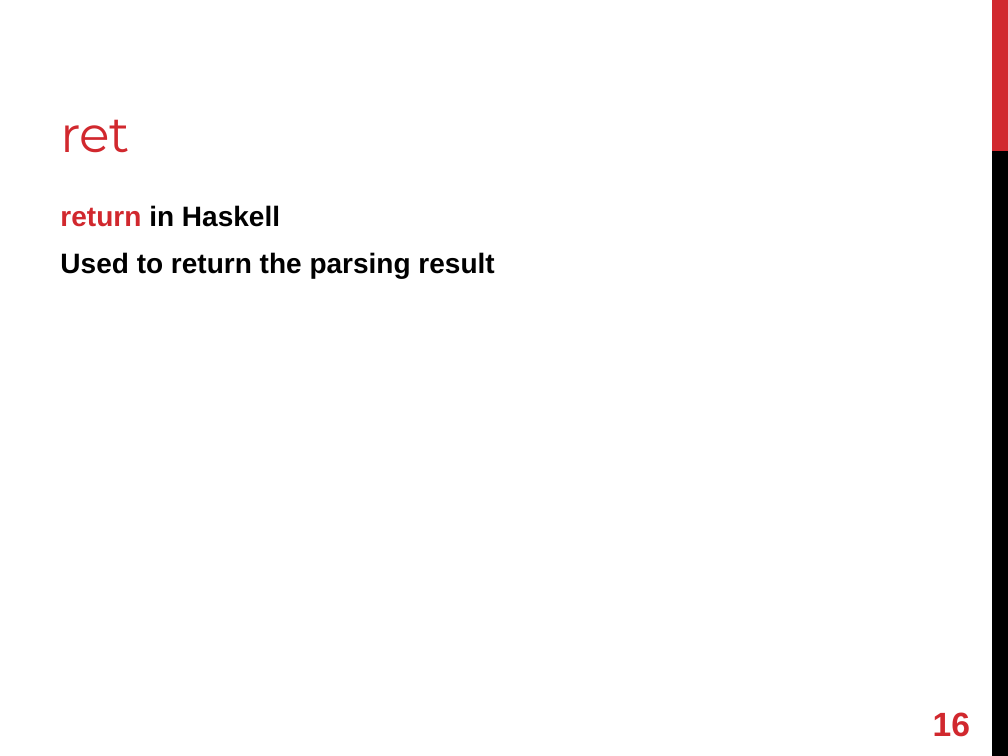
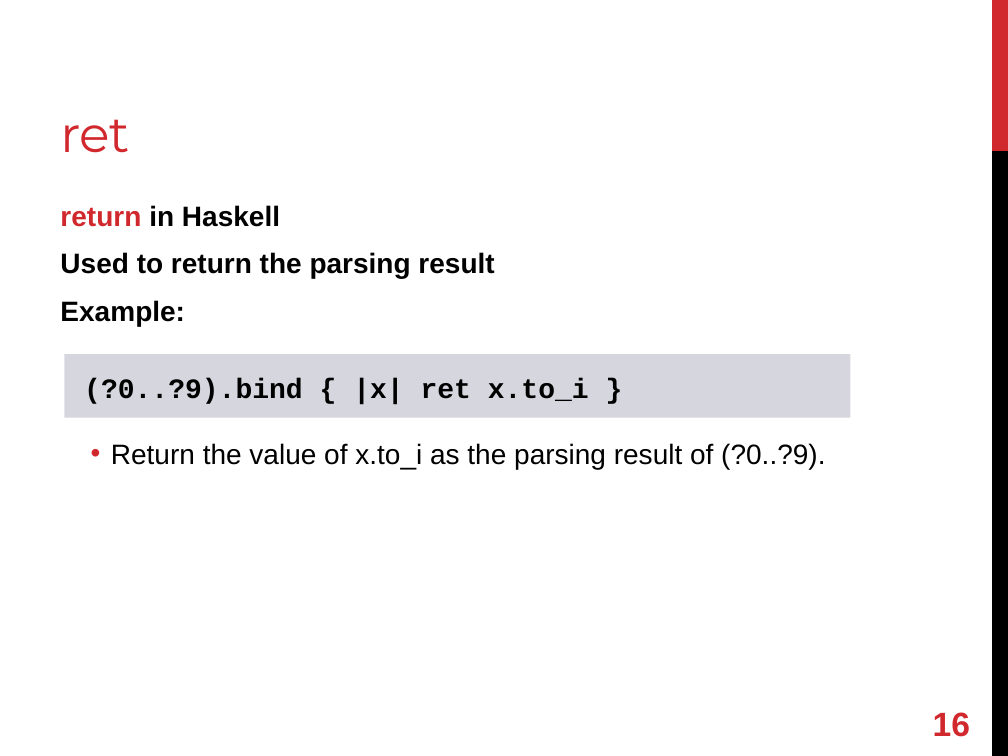
Before and after one commit to shugo/RubyKaigi2013, a slide deck: slide 17 of refining_refinements.pptx. Drawn at 1008x756 pixels with LibreOffice and Linux fonts; fonts in the diff are those of the drawing. Boxes give left, top, right and bottom in pixels: in the first picture for what was removed or moved away, otherwise in the second. Text is boxed around its words. In the diff, an @@ line names an element or a change of style, - is before the commit and + after.

Commit message:
updated.

```diff
--- a/refining_refinements.pptx
+++ b/refining_refinements.pptx
@@ text at (60, 300, 825, 469): paragraphs added @@
+Example:
+  • Return the value of x.to_i as the parsing result of (?0..?9).
@@ rectangle added at (65, 354, 851, 417), fill #D6D7DE, 20 pt, text #000000, bold @@
+(?0..?9).bind { |x| ret x.to_i }
```
Also in this commit, not shown: 5 other slides changed, 2 slides added, 1 slide removed.
